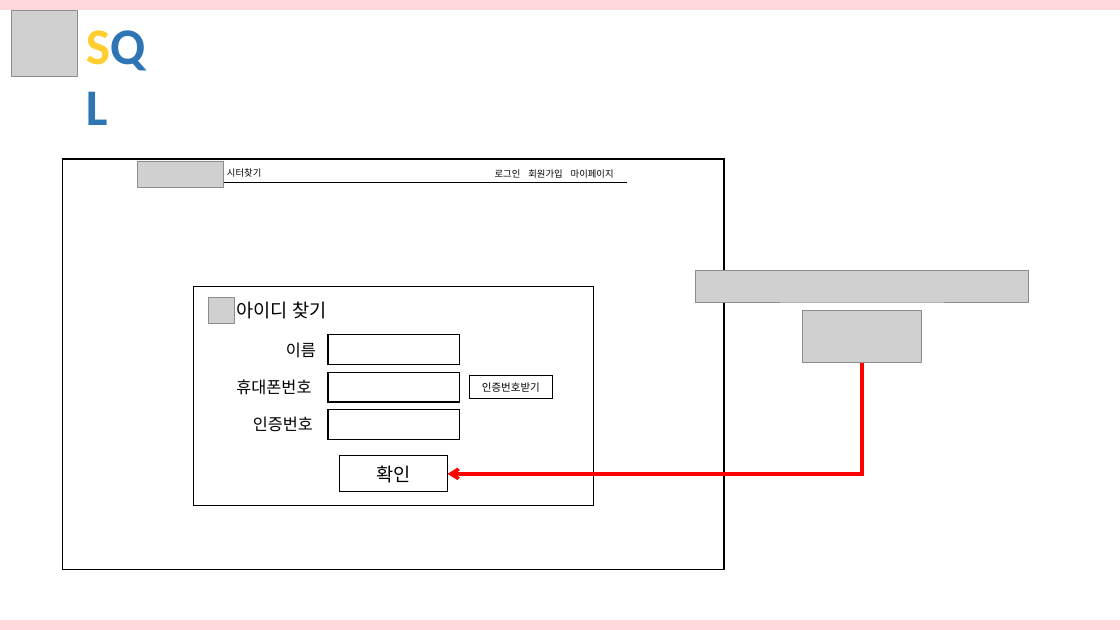
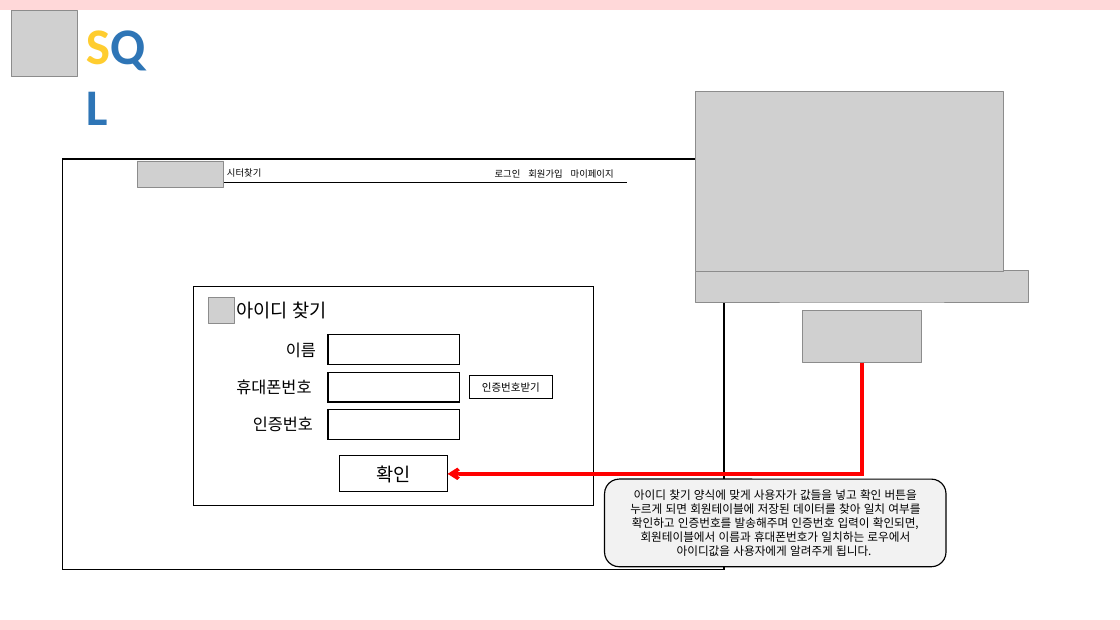
Before and after one commit to hhsw07/ezen-academy-projects, a slide deck: slide 13 of 3조 화면설계서 - SQL 통합.pptx (slide 12 before the commit). Drawn at 1120x630 pixels with LibreOffice and Linux fonts; fonts in the diff are those of the drawing; grey boxes stand for pictures. Boxes give left, top, right and bottom in pixels: in the first picture for what was removed or moved away, otherwise in the second. Text is boxed around its words. In the diff, an @@ line names an element or a change of style, - is before the commit and + after.

```diff
--- a/3조 화면설계서 - SQL 통합.pptx
+++ b/3조 화면설계서 - SQL 통합.pptx
@@ picture added at <box>696,92,1004,272</box> @@
@@ rounded rectangle added at <box>605,479,946,566</box>, fill #F2F2F2, outline #000000 1 pt, 10 pt, text #000000 @@
+아이디 찾기 양식에 맞게 사용자가 값들을 넣고 확인 버튼을 누르게 되면 회원테이블에 저장된 데이터를 찾아 일치 여부를 확인하고 인증번호를 발송해주며 인증번호 입력이 확인되면, 회원테이블에서 이름과 휴대폰번호가 일치하는 로우에서 아이디값을 사용자에게 알려주게 됩니다.
```
Also in this commit, not shown: 30 other slides changed, 2 slides added.
